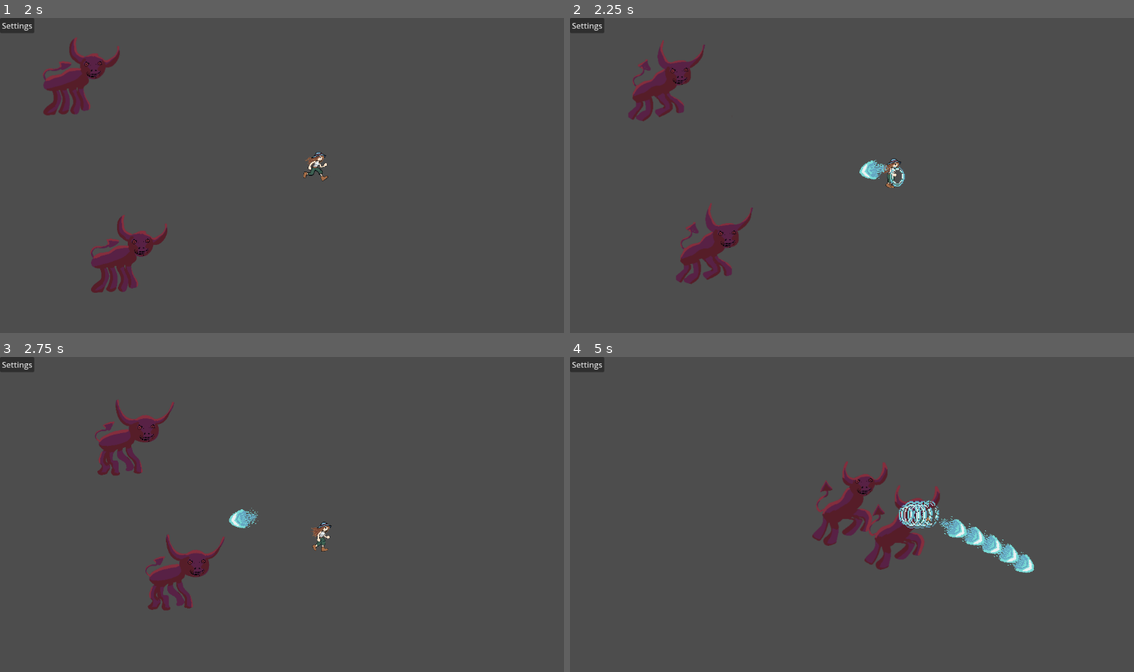
Above: before the commit, frames 1-4 (two rows, left to right).
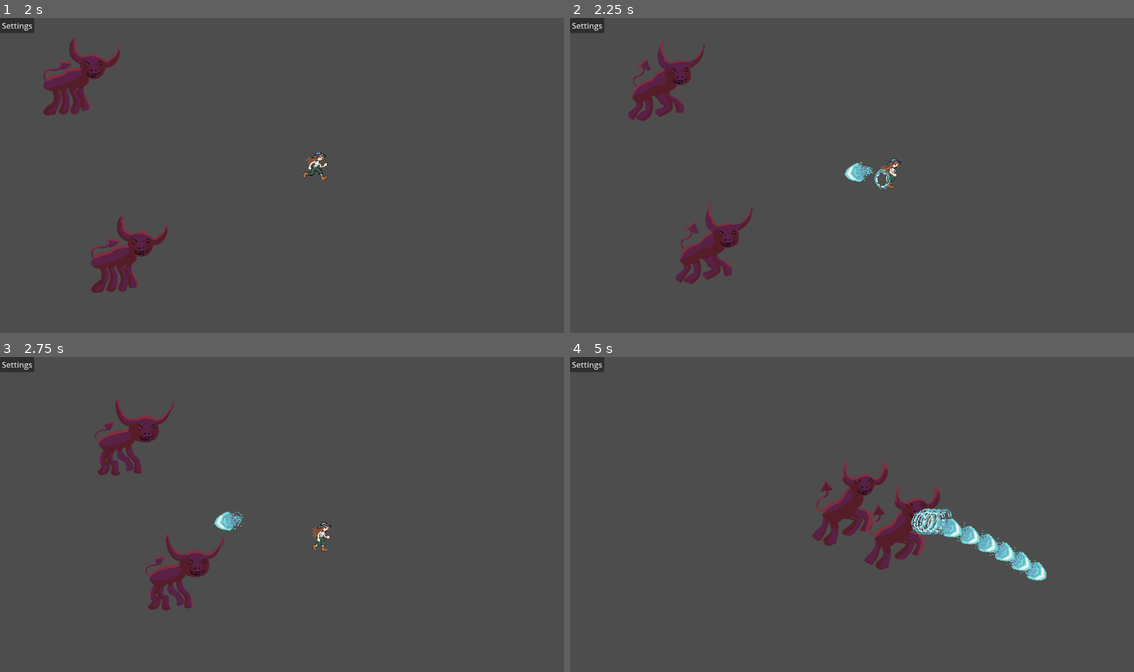
Above: after the commit, the same moments.

Repository: WilliamSundqvist/arcadegame
Game: Godot game, scene res://main_scene.tscn
The game is run twice, just before and just after one commit, with the same random seed, the same clock (stepped at 60 frames per second) and the same inputs.
Inputs (mouse positions are in pixels of both pictures, inside the frame that each line leads up to):
- Up to frame 1 (2 s): click "Play game" at 0.5 s; move the mouse to (406, 159) at 1.27 s; hold Right (right) from 1.28 s (still down); tap Space (dash) at 1.35 s
- Up to frame 2 (2.25 s): move the mouse to (739, 191) at 2.02 s; release Right (right) at 2.03 s; hold S (down) from 2.03 s (still down); click (739, 191) at 2.1 s
- Up to frame 3 (2.75 s): keep holding S (down)
- Up to frame 4 (5 s): move the mouse to (908, 445) at 2.77 s; release S (down) at 2.78 s; hold Right (right) 2.78-3.53 s; hold Shift (sprint) 2.78-3.53 s; move the mouse to (823, 577) at 3.52 s; hold Up (up) 3.53-4.28 s; tap Space (dash) at 3.6 s; move the mouse to (1021, 561) at 4.27 s; press the mouse at (1021, 561) at 4.28 s; hold A (left) from 4.28 s (still down)

Frame 1 is identical in both runs. In frame 2, 0.4% of the frame differs, in the area x 48-60%, y 44-55%; in frame 3, 0.3%; in frame 4, 1.5%, in the area x 58-85%, y 45-72%.

Commit message:
added moving marker

Diff:
--- a/effects/blast_effect.gd
+++ b/effects/blast_effect.gd
@@ -7,6 +7,7 @@
 
 func _ready():
 	position = markerPosition
+	look_at(get_global_mouse_position())
 
 func _process(delta):
 	pass
--- /dev/null
+++ b/player_character/marker_2d.gd
@@ -0,0 +1,14 @@
+extends Marker2D
+@onready var player = $"../.."
+var mousePosition
+var dir
+var radius = 100
+# Called when the node enters the scene tree for the first time.
+func _ready():
+	pass # Replace with function body.
+
+
+# Called every frame. 'delta' is the elapsed time since the previous frame.
+func _process(delta):
+	dir = ( get_global_mouse_position() - player.position).normalized()
+	position = dir * radius
--- a/player_character/player_character.tscn
+++ b/player_character/player_character.tscn
@@ -1,7 +1,8 @@
-[gd_scene load_steps=10 format=3 uid="uid://bwm5b0abmd5pj"]
+[gd_scene load_steps=11 format=3 uid="uid://bwm5b0abmd5pj"]
 
 [ext_resource type="Script" path="res://player_character/player_character.gd" id="1_c7fjj"]
 [ext_resource type="Texture2D" uid="uid://b6a2b26ntikeo" path="res://player_character/player_character.png" id="2_h54ty"]
+[ext_resource type="Script" path="res://player_character/marker_2d.gd" id="3_cdsmw"]
 
 [sub_resource type="CapsuleShape2D" id="CapsuleShape2D_8frko"]
 height = 50.0
@@ -64,7 +65,9 @@
 frame_progress = 0.488412
 
 [node name="Marker2D" type="Marker2D" parent="Sprite"]
+position = Vector2(7.62939e-06, 0)
 scale = Vector2(0.15, 0.2)
+script = ExtResource("3_cdsmw")
 
 [node name="dashTimer" type="Timer" parent="."]
 wait_time = 0.05
